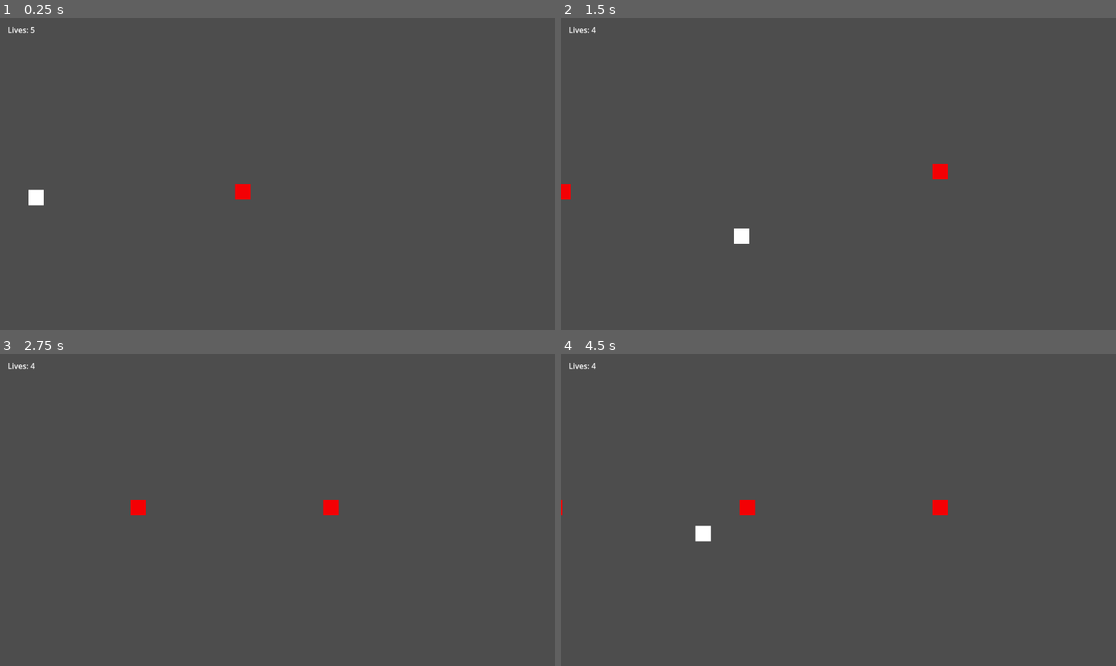
Above: before the commit, frames 1-4 (two rows, left to right).
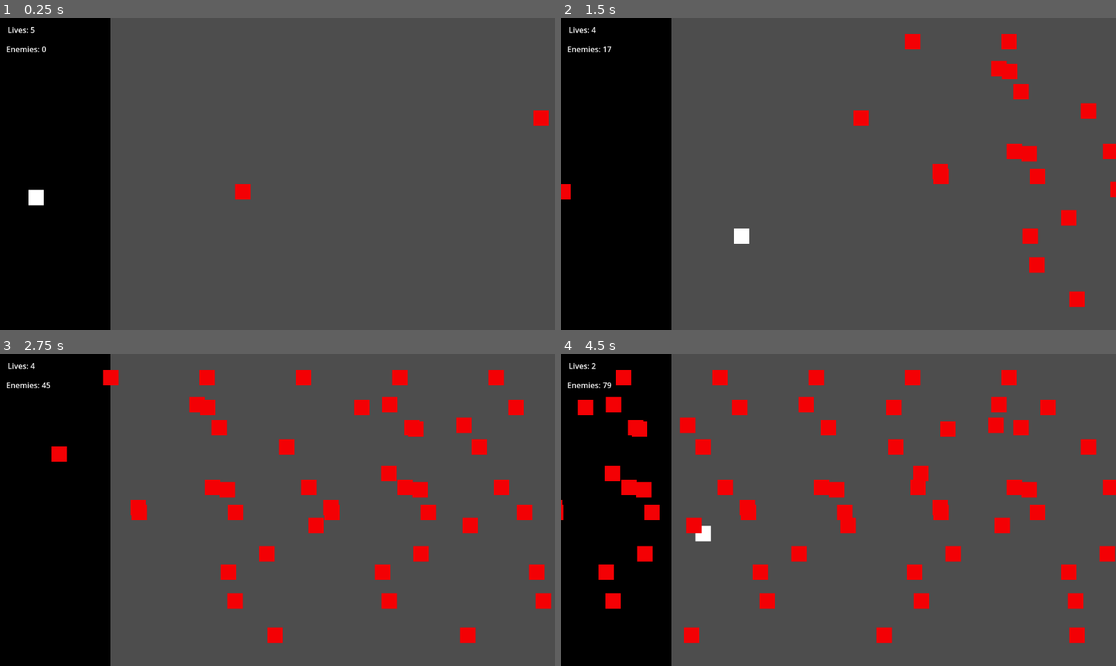
Above: after the commit, the same moments.

Repository: ArsenicBite/GODOTEXAM
Game: Godot game, scene res://BaseScene.tscn
Same seed, same stepped clock (60 frames per second), same inputs: the game is played once before the commit and once after it.
Inputs:
- Up to frame 1 (0.25 s): no input
- Up to frame 2 (1.5 s): hold Right (ui_right) 0.53-1.28 s; hold Down (ui_down) from 1.28 s (still down)
- Up to frame 3 (2.75 s): release Down (ui_down) at 2.03 s; hold Right (ui_right) from 2.03 s (still down)
- Up to frame 4 (4.5 s): release Right (ui_right) at 2.78 s; hold Up (ui_up) 2.78-3.53 s; hold Left (ui_left) from 3.53 s (still down)

The runs differ from the first frame. In frame 1, 20% of the frame differs, in the area x 0-99%, y 0-100%; in frame 2, 22%; in frame 3, 25%; in frame 4, 26%, in the area x 0-100%, y 0-100%.

Commit message:
Spawners and Enemy Tracker

Diff:
--- a/godotexam/BaseScene.tscn
+++ b/godotexam/BaseScene.tscn
@@ -1,11 +1,16 @@
-[gd_scene load_steps=6 format=3 uid="uid://cvhpay2mkvq3a"]
+[gd_scene load_steps=10 format=3 uid="uid://cvhpay2mkvq3a"]
 
 [ext_resource type="Script" uid="uid://d0ur5747yfomg" path="res://player.gd" id="1_15wuk"]
 [ext_resource type="Texture2D" uid="uid://b3oyn62kjlf85" path="res://Character.png" id="2_gnnrh"]
 [ext_resource type="PackedScene" uid="uid://bbj6r2lxo3dg2" path="res://EnemySpawner.tscn" id="3_a3t8j"]
 [ext_resource type="PackedScene" uid="uid://cdd72xtdvteb2" path="res://Enemy.tscn" id="4_5qhct"]
+[ext_resource type="PackedScene" uid="uid://c3a0csf8fmn07" path="res://EnemySpawner2.tscn" id="5_5qhct"]
+[ext_resource type="PackedScene" uid="uid://bsy7yff60e0or" path="res://EnemySpawner3.tscn" id="6_8kiex"]
+[ext_resource type="PackedScene" uid="uid://bp3nl6a4f0yr6" path="res://EnemySpawner4.tscn" id="7_1b13d"]
 
 [sub_resource type="RectangleShape2D" id="RectangleShape2D_b0qx2"]
+
+[sub_resource type="QuadMesh" id="QuadMesh_5qhct"]
 
 [node name="Node2D" type="Node2D"]
 
@@ -27,9 +32,73 @@
 offset_bottom = 36.0
 text = "Score = 0"
 
+[node name="Label2" type="Label" parent="."]
+offset_left = 13.0
+offset_top = 53.0
+offset_right = 105.0
+offset_bottom = 76.0
+text = "Enemies = 0"
+
 [node name="Enemy" parent="." instance=ExtResource("4_5qhct")]
 position = Vector2(604, 362)
-scale = Vector2(1, 1)
 
 [node name="EnemySpawner" parent="." instance=ExtResource("3_a3t8j")]
 position = Vector2(987, 320)
+
+[node name="EnemySpawner15" parent="." instance=ExtResource("3_a3t8j")]
+position = Vector2(1295, 194)
+
+[node name="EnemySpawner17" parent="." instance=ExtResource("3_a3t8j")]
+position = Vector2(1155, 154)
+
+[node name="EnemySpawner18" parent="." instance=ExtResource("3_a3t8j")]
+position = Vector2(1172, 283)
+
+[node name="EnemySpawner2" parent="." instance=ExtResource("5_5qhct")]
+position = Vector2(1123, 50)
+
+[node name="EnemySpawner3" parent="." instance=ExtResource("3_a3t8j")]
+position = Vector2(1109, 106)
+
+[node name="EnemySpawner4" parent="." instance=ExtResource("6_8kiex")]
+position = Vector2(1316, 157)
+
+[node name="EnemySpawner13" parent="." instance=ExtResource("6_8kiex")]
+position = Vector2(1260, 249)
+
+[node name="EnemySpawner14" parent="." instance=ExtResource("6_8kiex")]
+position = Vector2(1416, 149)
+
+[node name="EnemySpawner5" parent="." instance=ExtResource("5_5qhct")]
+position = Vector2(1182, 330)
+
+[node name="EnemySpawner6" parent="." instance=ExtResource("7_1b13d")]
+position = Vector2(1334, 416)
+
+[node name="EnemySpawner7" parent="." instance=ExtResource("3_a3t8j")]
+position = Vector2(1271, 585)
+
+[node name="EnemySpawner8" parent="." instance=ExtResource("7_1b13d")]
+position = Vector2(1254, 454)
+
+[node name="EnemySpawner10" parent="." instance=ExtResource("7_1b13d")]
+position = Vector2(1268, 514)
+
+[node name="EnemySpawner11" parent="." instance=ExtResource("7_1b13d")]
+position = Vector2(1436, 357)
+
+[node name="EnemySpawner12" parent="." instance=ExtResource("7_1b13d")]
+position = Vector2(1211, 112)
+
+[node name="EnemySpawner9" parent="." instance=ExtResource("5_5qhct")]
+position = Vector2(1334, 278)
+
+[node name="Enemy2" parent="." instance=ExtResource("4_5qhct")]
+position = Vector2(1223, 209)
+
+[node name="MeshInstance2D" type="MeshInstance2D" parent="."]
+modulate = Color(0, 0, 0, 1)
+show_behind_parent = true
+position = Vector2(-2014, 169)
+scale = Vector2(-4485.36, -6241.18)
+mesh = SubResource("QuadMesh_5qhct")
--- /dev/null
+++ b/godotexam/Enemy2.tscn
@@ -0,0 +1,23 @@
+[gd_scene load_steps=4 format=3 uid="uid://dbvhwbcipy7kb"]
+
+[ext_resource type="Script" uid="uid://bm711mqmtt5pf" path="res://collision_shape_2d.gd" id="1_3n2en"]
+[ext_resource type="Texture2D" uid="uid://b3oyn62kjlf85" path="res://Character.png" id="2_3buae"]
+
+[sub_resource type="RectangleShape2D" id="RectangleShape2D_s7bn3"]
+size = Vector2(32, 32)
+
+[node name="Enemy" type="Node2D"]
+script = ExtResource("1_3n2en")
+
+[node name="Area2D" type="Area2D" parent="."]
+position = Vector2(0, -1)
+
+[node name="CollisionShape2D" type="CollisionShape2D" parent="Area2D"]
+shape = SubResource("RectangleShape2D_s7bn3")
+
+[node name="Character" type="Sprite2D" parent="Area2D"]
+modulate = Color(0.240034, 0.000234974, 0.716161, 1)
+texture = ExtResource("2_3buae")
+
+[connection signal="area_entered" from="Area2D" to="." method="_on_area_2d_area_entered"]
+[connection signal="body_entered" from="Area2D" to="." method="_on_area_2d_body_entered"]
--- /dev/null
+++ b/godotexam/EnemySpawner2.tscn
@@ -0,0 +1,12 @@
+[gd_scene load_steps=2 format=3 uid="uid://c3a0csf8fmn07"]
+
+[ext_resource type="Script" uid="uid://2apdwphitpbc" path="res://enemy_spawner.gd" id="1_l0u6p"]
+
+[node name="EnemySpawner" type="Node2D"]
+script = ExtResource("1_l0u6p")
+
+[node name="Timer" type="Timer" parent="."]
+wait_time = 0.5
+autostart = true
+
+[connection signal="timeout" from="Timer" to="." method="_on_timer_timeout"]
--- /dev/null
+++ b/godotexam/EnemySpawner3.tscn
@@ -0,0 +1,12 @@
+[gd_scene load_steps=2 format=3 uid="uid://bsy7yff60e0or"]
+
+[ext_resource type="Script" uid="uid://2apdwphitpbc" path="res://enemy_spawner.gd" id="1_4tj1s"]
+
+[node name="EnemySpawner" type="Node2D"]
+script = ExtResource("1_4tj1s")
+
+[node name="Timer" type="Timer" parent="."]
+wait_time = 1.6
+autostart = true
+
+[connection signal="timeout" from="Timer" to="." method="_on_timer_timeout"]
--- /dev/null
+++ b/godotexam/EnemySpawner4.tscn
@@ -0,0 +1,12 @@
+[gd_scene load_steps=2 format=3 uid="uid://bp3nl6a4f0yr6"]
+
+[ext_resource type="Script" uid="uid://2apdwphitpbc" path="res://enemy_spawner.gd" id="1_k8wwb"]
+
+[node name="EnemySpawner" type="Node2D"]
+script = ExtResource("1_k8wwb")
+
+[node name="Timer" type="Timer" parent="."]
+wait_time = 0.8
+autostart = true
+
+[connection signal="timeout" from="Timer" to="." method="_on_timer_timeout"]
--- a/godotexam/enemy_spawner.gd
+++ b/godotexam/enemy_spawner.gd
@@ -5,6 +5,7 @@
 const ENEMY = preload("res://Enemy.tscn")
 
 func _on_timer_timeout() -> void:
+	$"../CharacterBody2D".increase_enemy(1)
 	var newEnemy = ENEMY.instantiate()
 
 	get_parent().add_child(newEnemy)
--- a/godotexam/player.gd
+++ b/godotexam/player.gd
@@ -2,12 +2,17 @@
 
 @export var speed = 400
 @export var lives = 5
+@export var enemies = 0
 
 func increase_score(amount: int) -> void:
 	lives+= amount
 
+func increase_enemy(amount: int) -> void:
+	enemies+= amount
+
 func _process(delta: float) -> void:
 	$"../Label".text = "Lives: " + str(lives)
+	$"../Label2".text = "Enemies: " + str(enemies)
 
 func get_input():
 	var input_direction = Input.get_vector("ui_left", "ui_right", "ui_up", "ui_down")
